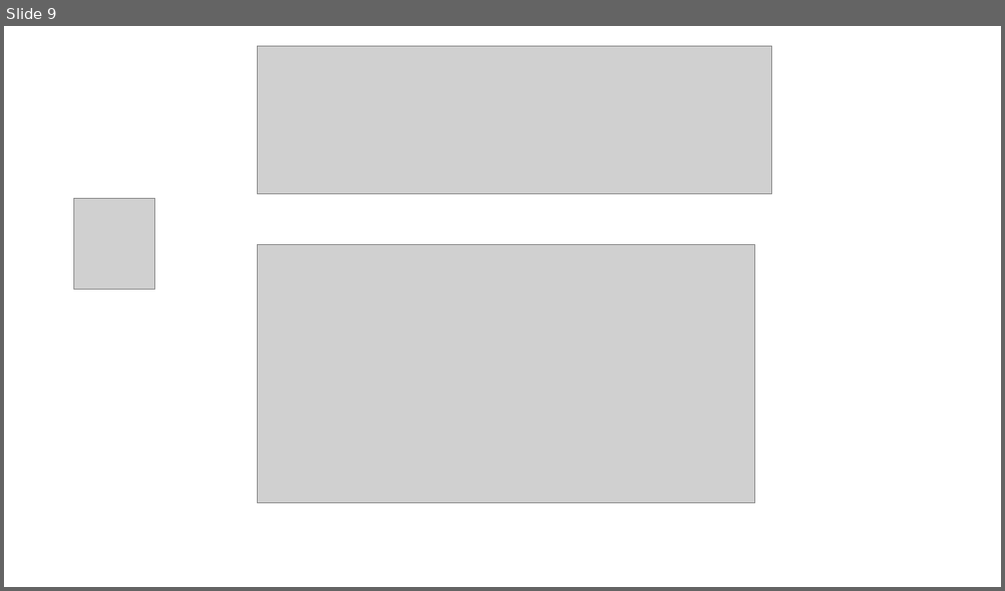
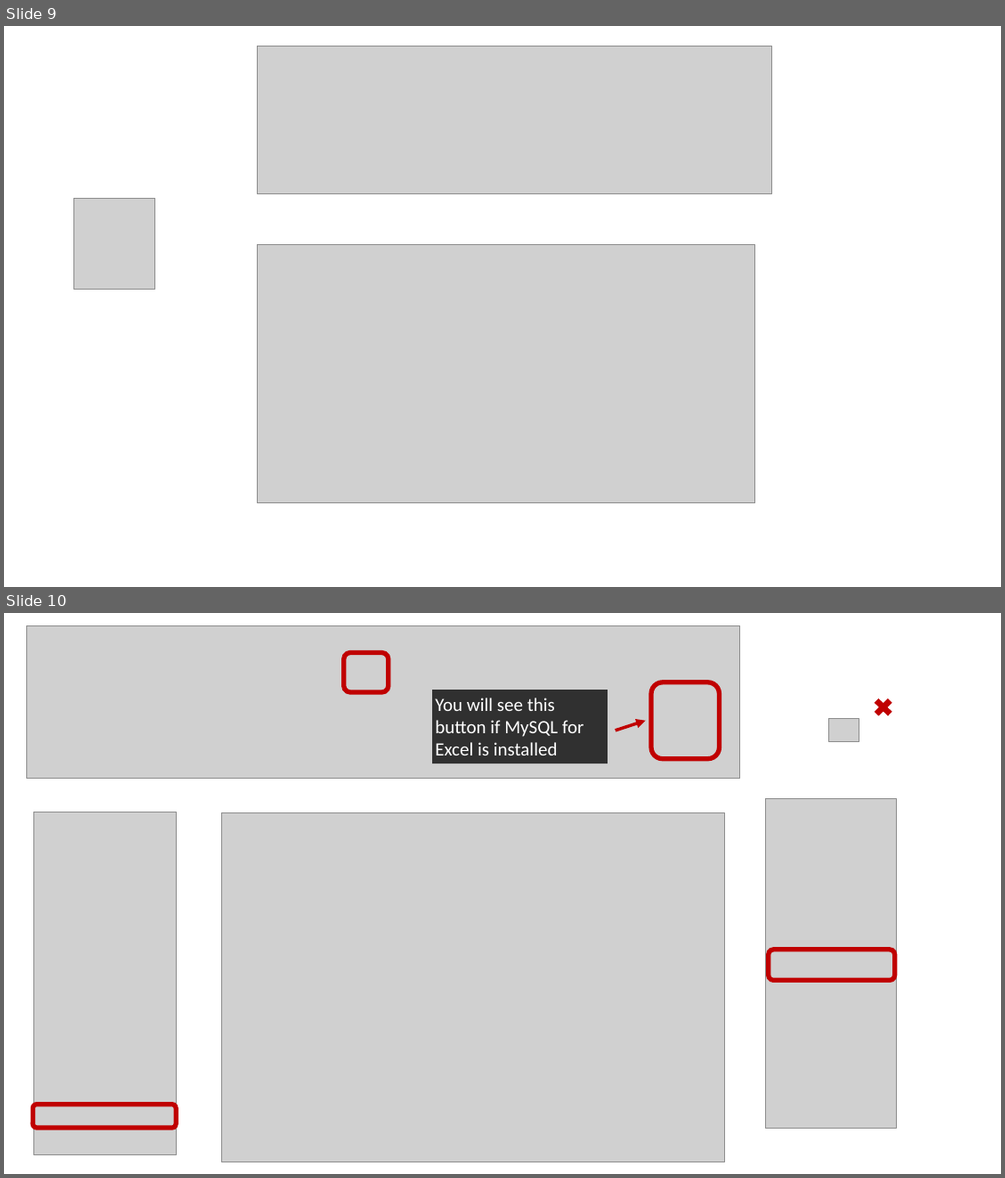
Before and after one commit to stats4sd/Installation-Guides, a slide deck: devResources/Screenshots - Chris.pptx. Shown one above the other, each under a label of ours: slide 9 before the commit, slides 9 and 10 after it. The pictures are 1005x591 and 1005x1178 pixels, drawn with LibreOffice and Linux fonts; fonts in the diff are those of the drawing; grey boxes stand for pictures. Boxes give left, top, right and bottom in pixels: in the first picture for what was removed or moved away, otherwise in the second. Text is boxed around its words. In the diff, an @@ line names an element or a change of style, - is before the commit and + after.

```diff
--- a/devResources/Screenshots - Chris.pptx
+++ b/devResources/Screenshots - Chris.pptx
@@ slide 10 added at <box>4,613,1001,1174</box>, background #FFFFFF @@
@@ picture added at <box>26,625,741,779</box> @@
@@ rounded rectangle added at <box>343,653,388,692</box>, outline #C00000 4.5 pt @@
@@ rectangle added at <box>432,690,607,764</box>, fill #000000 at 77% opacity, 18 pt, text #FFFFFF @@
+You will see this button if MySQL for Excel is installed
@@ rounded rectangle added at <box>652,682,720,759</box>, outline #C00000 4.5 pt @@
@@ picture added at <box>829,718,859,741</box> @@
@@ cross added at <box>870,695,896,720</box>, fill #C00000 @@
@@ arrow added from (615, 730) to (646, 721), #C00000 3 pt @@
@@ picture added at <box>765,798,896,1127</box> @@
@@ picture added at <box>34,811,176,1155</box> @@
@@ picture added at <box>222,812,725,1162</box> @@
@@ rounded rectangle added at <box>769,949,895,981</box>, outline #C00000 4.5 pt @@
@@ rounded rectangle added at <box>33,1104,176,1127</box>, outline #C00000 4.5 pt @@
```
Also in this commit, not shown: 8 other slides added, 1 slide removed, 15 other files.
